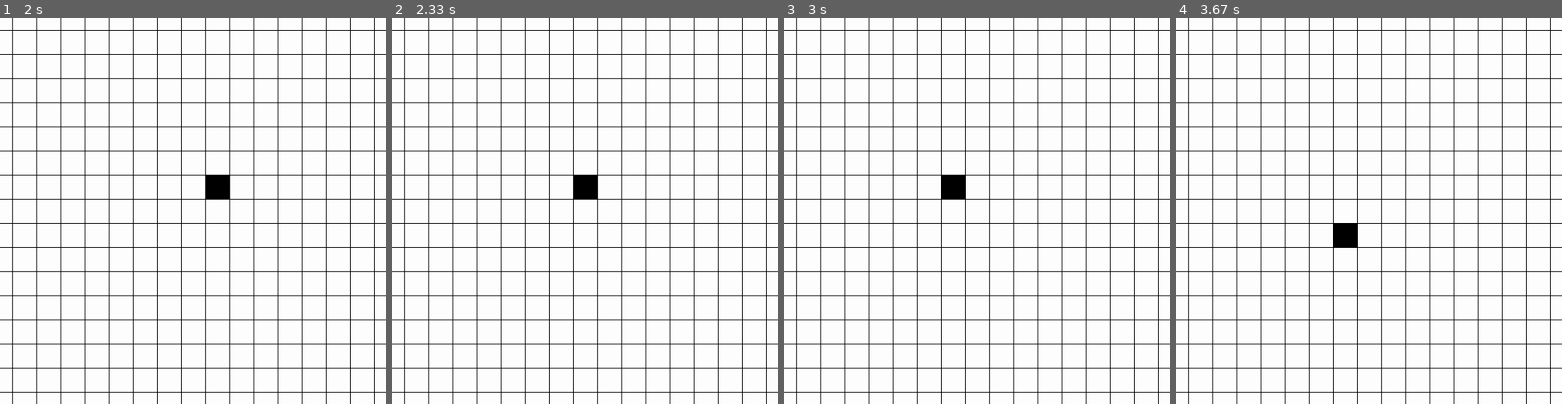
Above: before the commit, frames 1-4 (left to right).
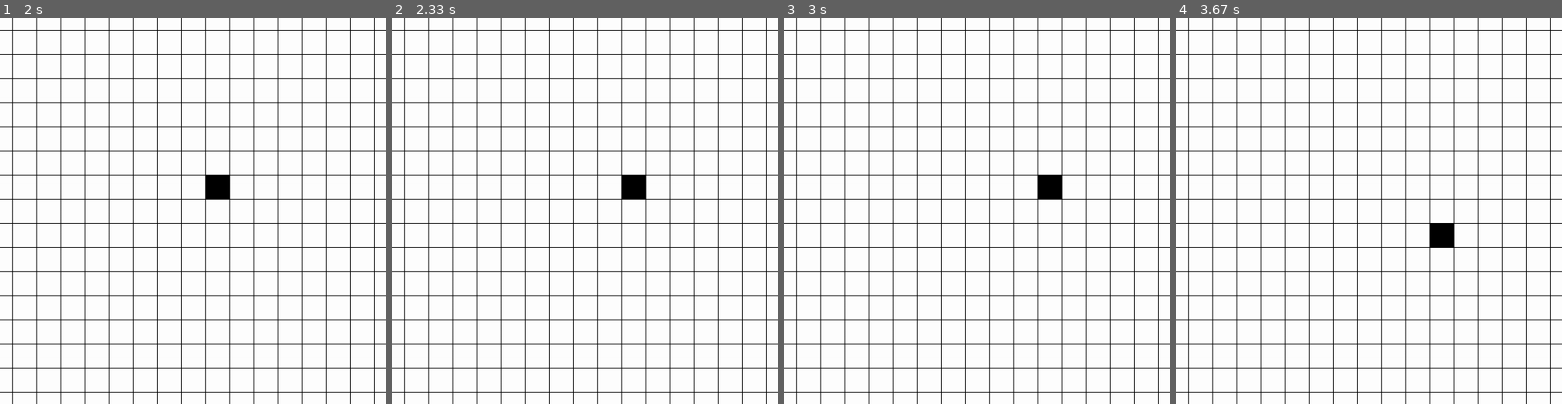
Above: after the commit, the same moments.

Repository: pretzelogical/snake-pygame
Game: pygame game, started from main.py
The game is run twice, just before and just after one commit, with the same random seed, the same clock (stepped at 60 frames per second) and the same inputs.
Inputs:
- Up to frame 1 (2 s): hold Right 0.33-0.8 s; hold Up 0.83-1.18 s; hold Right 1.22-1.82 s; hold Left from 1.85 s (still down)
- Up to frame 2 (2.33 s): keep holding Left
- Up to frame 3 (3 s): release Left at 2.62 s; hold Down from 2.65 s (still down)
- Up to frame 4 (3.67 s): release Down at 3.62 s; hold Left from 3.65 s (still down)
The pictures show only the part of the screen within x 30-80%, y 23-73%; the shares and areas given below are measured in that part.

Frame 1 is identical in both runs. In frame 2, 0.8% of the frame differs, in the area x 47-66%, y 40-47%; in frame 3, 0.8%; in frame 4, 0.8%, in the area x 40-72%, y 53-60%.

Commit message:
Dont let snake reverse direction

Diff:
--- a/main.py
+++ b/main.py
@@ -22,6 +22,11 @@
         self.pos = Vector2(16, 16)
         self.x = self.pos.x * GRID_SIZE
         self.y = self.pos.y * GRID_SIZE
+        self.lastHeading = pygame.K_UP
+        self.head = kwargs.get("head", False)
+        self.parent = kwargs.get("parent", None)
+        if not self.head and not self.parent:
+            raise ValueError("Snake must have parent if not head")
 
     def move(self, heading, gameField):
         """ Processes movement """
@@ -31,17 +36,30 @@
             pygame.K_UP: Vector2(0, -1),
             pygame.K_DOWN: Vector2(0, 1)
                    }
+        heading = self.pickHeading(heading)
         if heading in headingMap:
             self.pos += headingMap[heading]
         self.x = self.pos.x * GRID_SIZE
         self.y = self.pos.y * GRID_SIZE
+        self.lastHeading = heading
         if TESTING:
             print(pygame.key.name(heading))
             print(self.pos)
 
-    def perimCheck(self, gameField):
-        """ Checks if snake is colliding with another block"""
-        raise NotImplementedError("perimCheck not implemented")
+    def pickHeading(self, heading):
+        """
+        Picks the correct heading based on the
+        last heading of the snake
+        """
+        if heading == pygame.K_LEFT and self.lastHeading == pygame.K_RIGHT:
+            return pygame.K_RIGHT
+        elif heading == pygame.K_RIGHT and self.lastHeading == pygame.K_LEFT:
+            return pygame.K_LEFT
+        elif heading == pygame.K_UP and self.lastHeading == pygame.K_DOWN:
+            return pygame.K_DOWN
+        elif heading == pygame.K_DOWN and self.lastHeading == pygame.K_UP:
+            return pygame.K_UP
+        return heading
 
 
 class Food(pygame.Rect):
@@ -85,7 +103,7 @@
         frameCount = 0
     gameField = createGameField()
     clock = pygame.time.Clock()
-    snake = Snake(GRID_SIZE, GRID_SIZE, GRID_SIZE, GRID_SIZE)
+    snake = Snake(GRID_SIZE, GRID_SIZE, GRID_SIZE, GRID_SIZE, head=True)
     food = Food(0, 0, GRID_SIZE, GRID_SIZE)
     blocks = [snake, food]
     running = True
